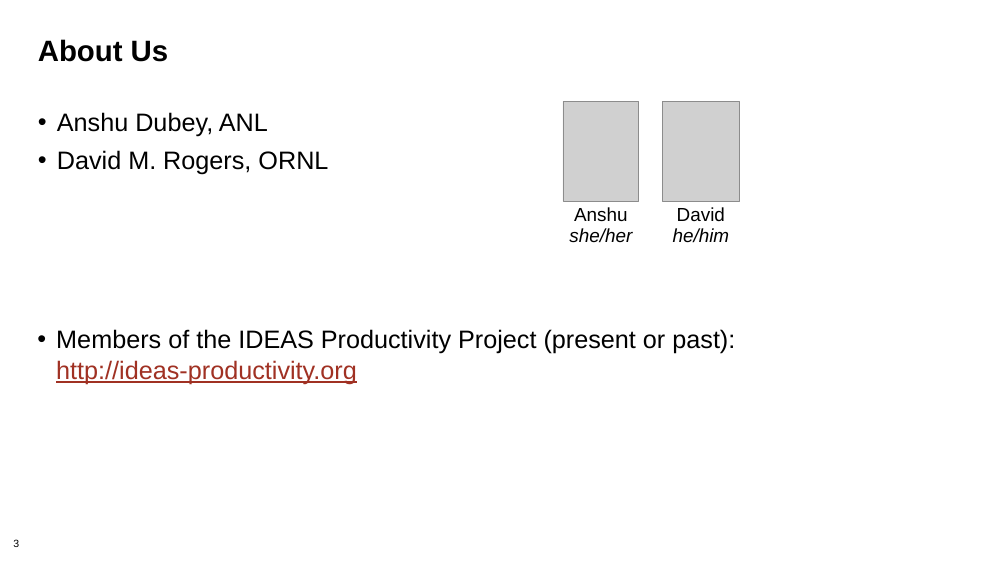
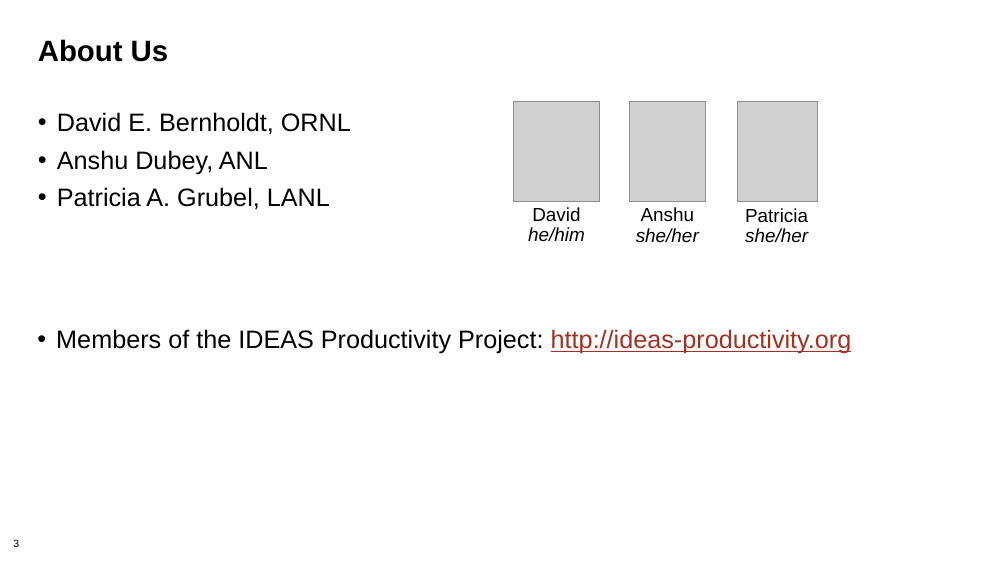
Before and after one commit to bssw-tutorial/presentations, a slide deck: slide 3 of intro-a.pptx. Drawn at 1008x567 pixels with LibreOffice and Linux fonts; fonts in the diff are those of the drawing; grey boxes stand for pictures; background and template pictures are left out. Boxes give left, top, right and bottom in pixels: in the first picture for what was removed or moved away, otherwise in the second. Text is boxed around its words. In the diff, an @@ line names an element or a change of style, - is before the commit and + after.

```diff
--- a/intro-a.pptx
+++ b/intro-a.pptx
@@ text at (57, 112, 351, 135): paragraph added @@
+• David E. Bernholdt, ORNL
@@ picture added at (513, 101, 600, 201) @@
@@ picture: place and size @@
-picture at (563, 101, 638, 201)
+picture at (629, 101, 705, 201)
@@ picture removed at (662, 101, 740, 201) @@
@@ picture added at (737, 101, 817, 201) @@
@@ text at (57, 187, 330, 210): text changed @@
-• David M. Rogers, ORNL
+• Patricia A. Grubel, LANL
@@ text "David": place and size @@
-text "David" at (673, 207, 730, 243)
+text "David" at (528, 207, 585, 242)
@@ text "Anshu": place and size @@
-text "Anshu" at (569, 207, 632, 243)
+text "Anshu" at (636, 207, 699, 243)
@@ text added at (745, 208, 808, 243), 18 pt, text #000000 @@
+Patricia
+she/her
@@ text at (56, 329, 852, 354): text changed @@
-• Members of the IDEAS Productivity Project (present or past): http://ideas-productivity.org
+• Members of the IDEAS Productivity Project: http://ideas-productivity.org
```
Also in this commit, not shown: 4 other slides changed, 1 slide added, 7 other files.
